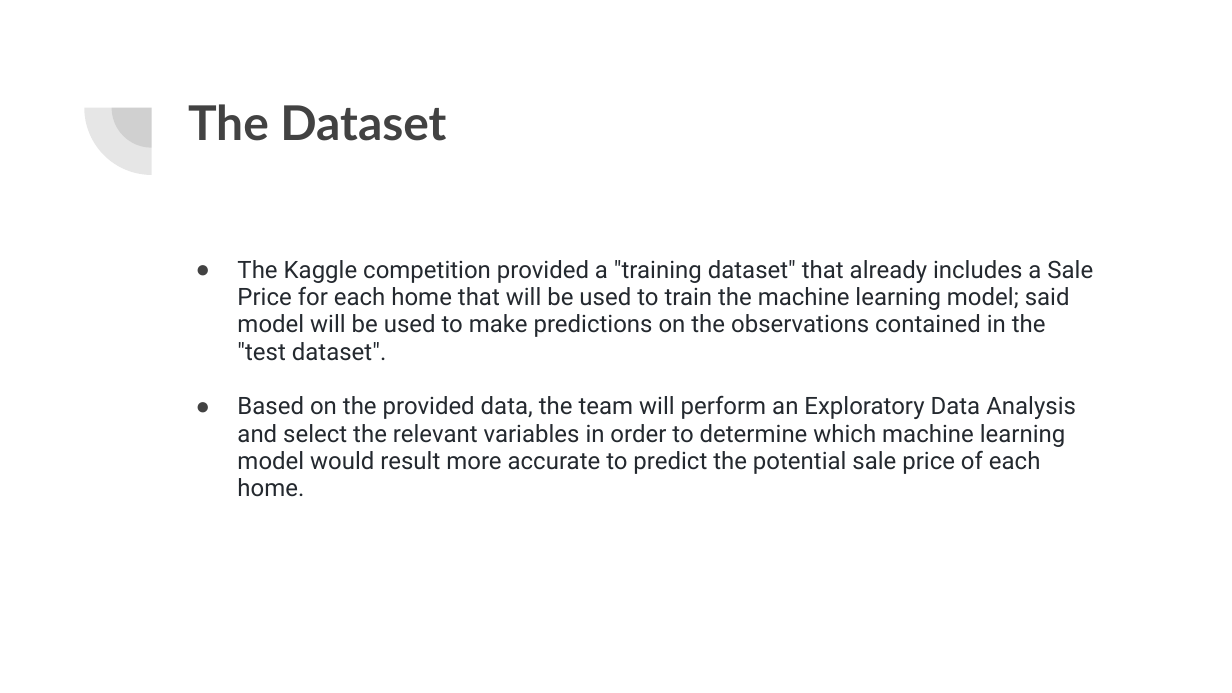
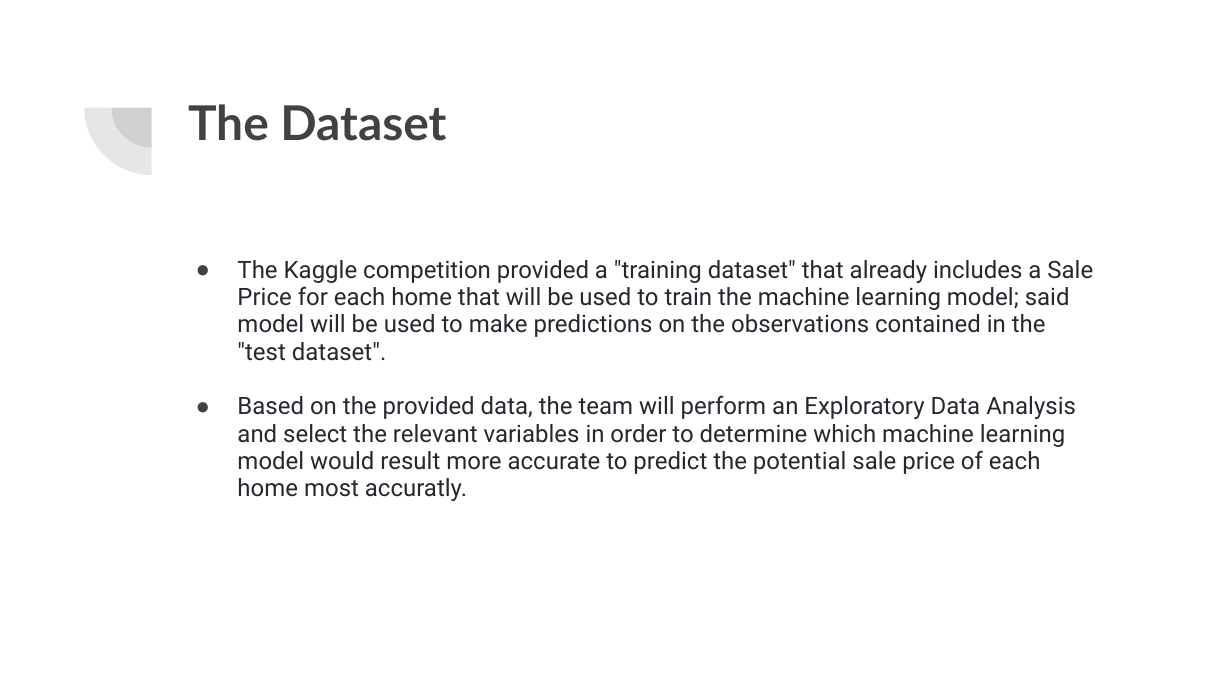
Before and after one commit to DerekHypo/Final_Project, a slide deck: slide 4 of Housing Prices-Final Project.pptx. Drawn at 1232x693 pixels with LibreOffice and Linux fonts; fonts in the diff are those of the drawing. Boxes give left, top, right and bottom in pixels: in the first picture for what was removed or moved away, otherwise in the second. Text is boxed around its words. In the diff, an @@ line names an element or a change of style, - is before the commit and + after.

```diff
--- a/Housing Prices-Final Project.pptx
+++ b/Housing Prices-Final Project.pptx
@@ text at [237, 395, 1076, 501]: text changed @@
-● Based on the provided data, the team will perform an Exploratory Data Analysis and select the relevant variables in order to determine which machine learning model would result more accurate to predict the potential sale price of each home.
+● Based on the provided data, the team will perform an Exploratory Data Analysis and select the relevant variables in order to determine which machine learning model would result more accurate to predict the potential sale price of each home most accuratly.
```
Also in this commit, not shown: 6 other slides changed, 1 slide removed.
